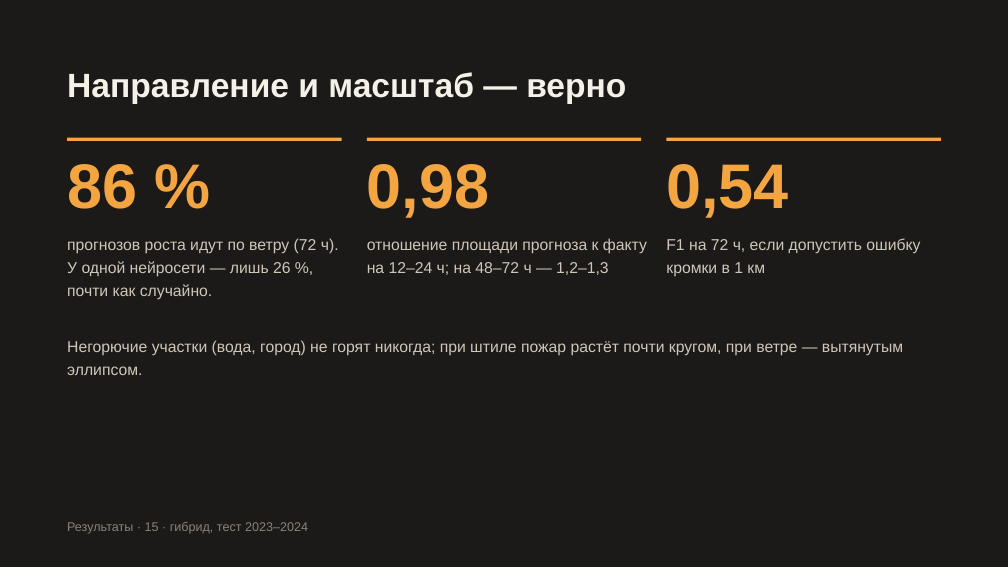
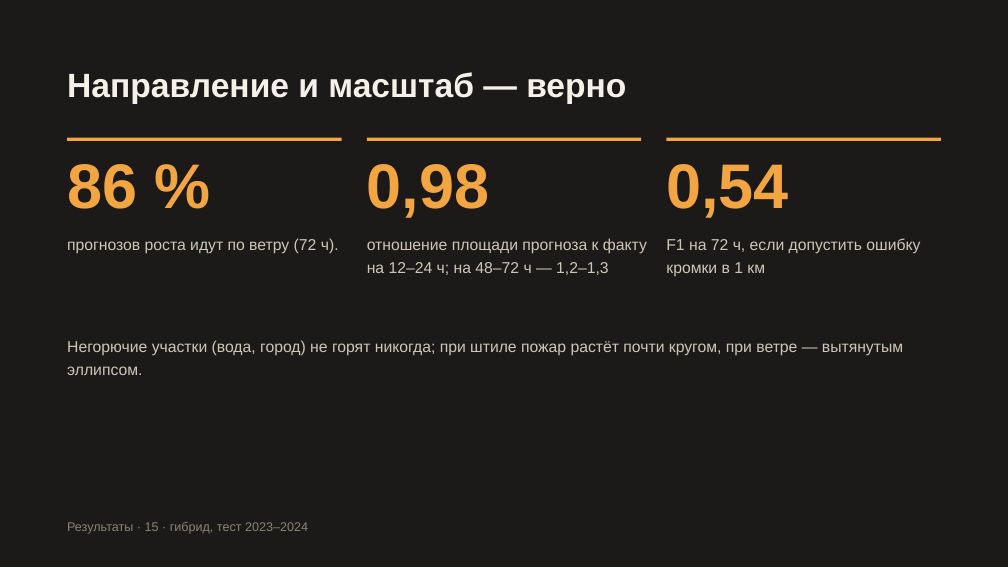
Before and after one commit to Bekabaev/fire_proj, a slide deck: slide 15 of presentation/presentation_editable.pptx. Drawn at 1008x567 pixels with LibreOffice and Linux fonts; fonts in the diff are those of the drawing. Boxes give left, top, right and bottom in pixels: in the first picture for what was removed or moved away, otherwise in the second. Text is boxed around its words. In the diff, an @@ line names an element or a change of style, - is before the commit and + after.

```diff
--- a/presentation/presentation_editable.pptx
+++ b/presentation/presentation_editable.pptx
@@ text at (67,238,339,254): text changed @@
-прогнозов роста идут по ветру (72 ч). У одной нейросети — лишь 26 %, почти как случайно.
+прогнозов роста идут по ветру (72 ч).
```
Also in this commit, not shown: 6 other slides changed, 2 slides removed, 7 other files.
